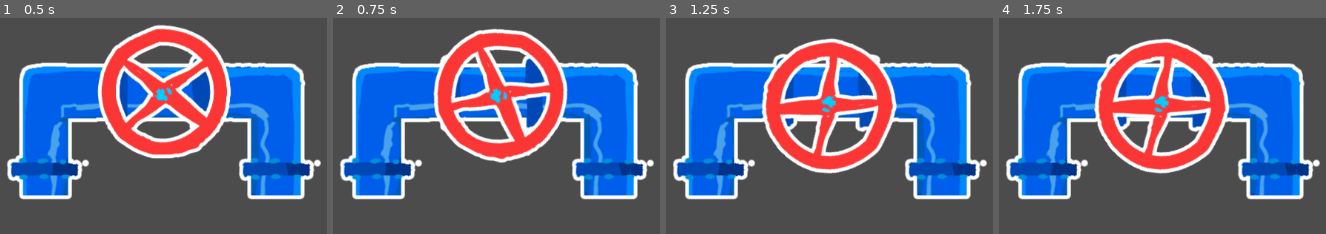
Above: before the commit, frames 1-4 (left to right).
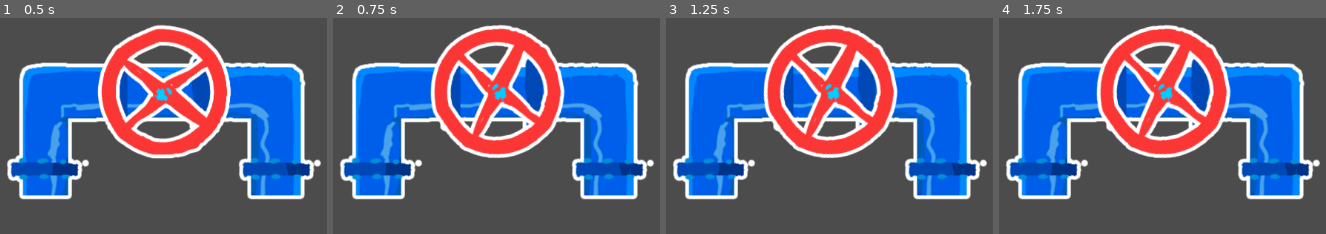
Above: after the commit, the same moments.

Repository: batomow/COMPILER
Game: Godot game, scene res://Main Scenes/Game/Valvula.tscn
Two runs of this game, one before a commit and one after it. Both use one fixed random seed, a clock stepped at 60 frames per second and the inputs below. This scene is started directly instead of the project's main scene.
Inputs (mouse positions are in pixels of both pictures, inside the frame that each line leads up to):
- Up to frame 1 (0.5 s): no input
- Up to frame 2 (0.75 s): tap Enter at 0.5 s; drag from (496, 91) to (outside the picture) at 0.52 s
- Up to frame 3 (1.25 s): no input
- Up to frame 4 (1.75 s): drag from (outside the picture) to (outside the picture) at 1.27 s

Frame 1 is identical in both runs. In frame 2, 13% of the frame differs, in the area x 29-72%, y 3-68%; in frame 3, 18%; in frame 4, 18%, in the area x 29-71%, y 3-73%.

Commit message:
finished mouase rotation and emptying speed

Diff:
--- a/Main Scenes/Game/Valvula.tscn
+++ b/Main Scenes/Game/Valvula.tscn
@@ -3,42 +3,49 @@
 [ext_resource path="res://Art/valvula.png" type="Texture" id=1]
 [ext_resource path="res://Art/rosca valvula.png" type="Texture" id=2]
 
-[sub_resource type="GDScript" id=3]
+[sub_resource type="GDScript" id=1]
 script/source = "extends Node2D
 
-var radious:float = 0
-var velocity := Vector2()
-var pressed := false
-onready var rosca = $Rosca
+var dragging:bool = false
+onready var rosca = $Rosca/Sprite2D
+enum difficulty { easy = 3, normal = 6, hard = 12}
+export (difficulty) var current_difficulty
+
+var emptying_velocity:float = 0
 
 func _on_Rosca_input_event(viewport, event, shape_idx):
-	if event is InputEventMouse:
-		if event is InputEventMouseButton:
-			if event.button_index == 1:
-				radious = (viewport.get_mouse_position() - position).length() / 90
-			if event.pressed:
-				pressed = true
-			else:
-				pressed = false
-		elif event is InputEventMouseMotion and pressed:
-			velocity = event.relative.normalized() * event.speed
-			rosca.angular_velocity = (velocity.length() * radious)
+	if event is InputEventMouseButton:
+		dragging = true
+
+func _input(event):
+	if dragging:
+		if event is InputEventMouseMotion:
+			var motion = event.relative
+			var new_pos = get_global_mouse_position()
+			var previous_pos = new_pos - motion
+			var center = rosca.global_position
+			var angle = (previous_pos - center).angle_to(new_pos - center)
+			if rosca.rotation_degrees <= 360 * current_difficulty:
+				rosca.rotate(angle)
 
 func _process(delta):
 	if Input.is_action_just_released(\"left_mouse_button\"):
-		pressed = false
-		rosca.angular_velocity = 0
-"
+		dragging = false
+	if not dragging and rosca.rotation_degrees > 0:
+		rosca.rotate(-1 * current_difficulty * delta)
+	emptying_velocity = rosca.rotation_degrees / (360 * current_difficulty)
+	print(emptying_velocity)"
 
-[sub_resource type="RectangleShape2D" id=1]
+[sub_resource type="RectangleShape2D" id=2]
 extents = Vector2( 169.08, 14.5655 )
 
-[sub_resource type="CircleShape2D" id=2]
-radius = 88.4985
+[sub_resource type="CircleShape2D" id=3]
+radius = 98.3861
 
 [node name="Valvula" type="Node2D"]
 position = Vector2( 351.073, 168.768 )
-script = SubResource( 3 )
+script = SubResource( 1 )
+current_difficulty = 6
 
 [node name="Tubo" type="StaticBody2D" parent="."]
 
@@ -47,10 +54,9 @@
 texture = ExtResource( 1 )
 
 [node name="CollisionShape2D" type="CollisionShape2D" parent="Tubo"]
-shape = SubResource( 1 )
+shape = SubResource( 2 )
 
 [node name="PinJoint2D" type="PinJoint2D" parent="."]
-position = Vector2( -4.08784, 9.34364 )
 node_a = NodePath("../Tubo")
 node_b = NodePath("../Rosca")
 
@@ -62,5 +68,5 @@
 texture = ExtResource( 2 )
 
 [node name="CollisionShape2D" type="CollisionShape2D" parent="Rosca"]
-shape = SubResource( 2 )
+shape = SubResource( 3 )
 [connection signal="input_event" from="Rosca" to="." method="_on_Rosca_input_event"]
